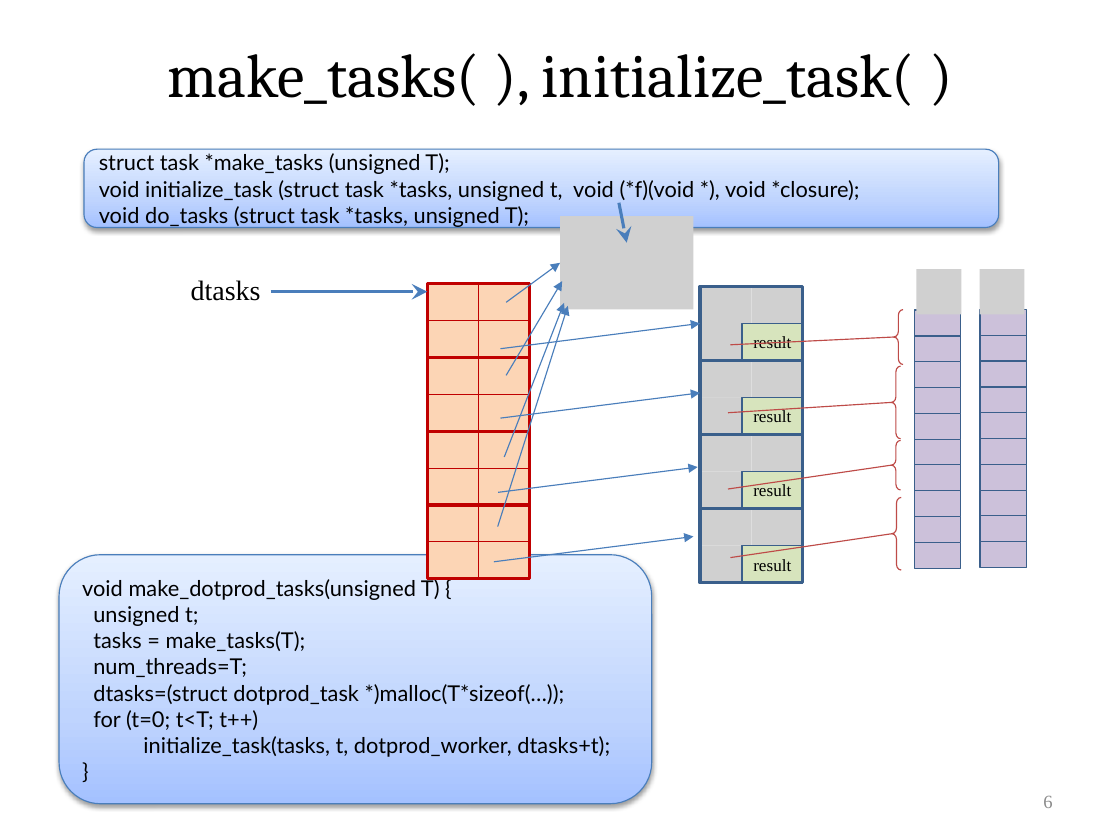
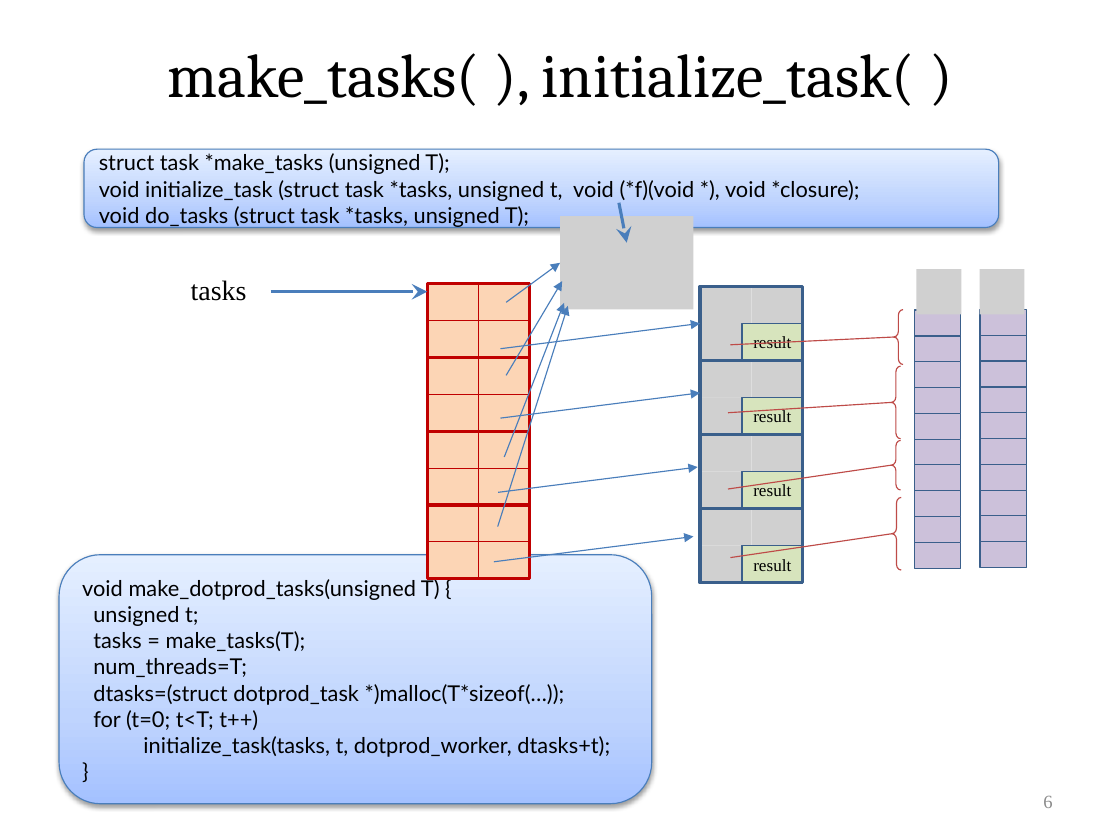
Before and after one commit to VeriNum/pardotprod, a slide deck: slide 6 of doc/Parallel Dot Product.pptx. Drawn at 1120x840 pixels with LibreOffice and Linux fonts; fonts in the diff are those of the drawing; grey boxes stand for pictures. Boxes give left, top, right and bottom in pixels: in the first picture for what was removed or moved away, otherwise in the second. Text is boxed around its words. In the diff, an @@ line names an element or a change of style, - is before the commit and + after.

```diff
--- a/doc/Parallel Dot Product.pptx
+++ b/doc/Parallel Dot Product.pptx
@@ text at <box>191,280,247,301</box>: text changed @@
-dtasks
+tasks
```
Also in this commit, not shown: 17 other files.
